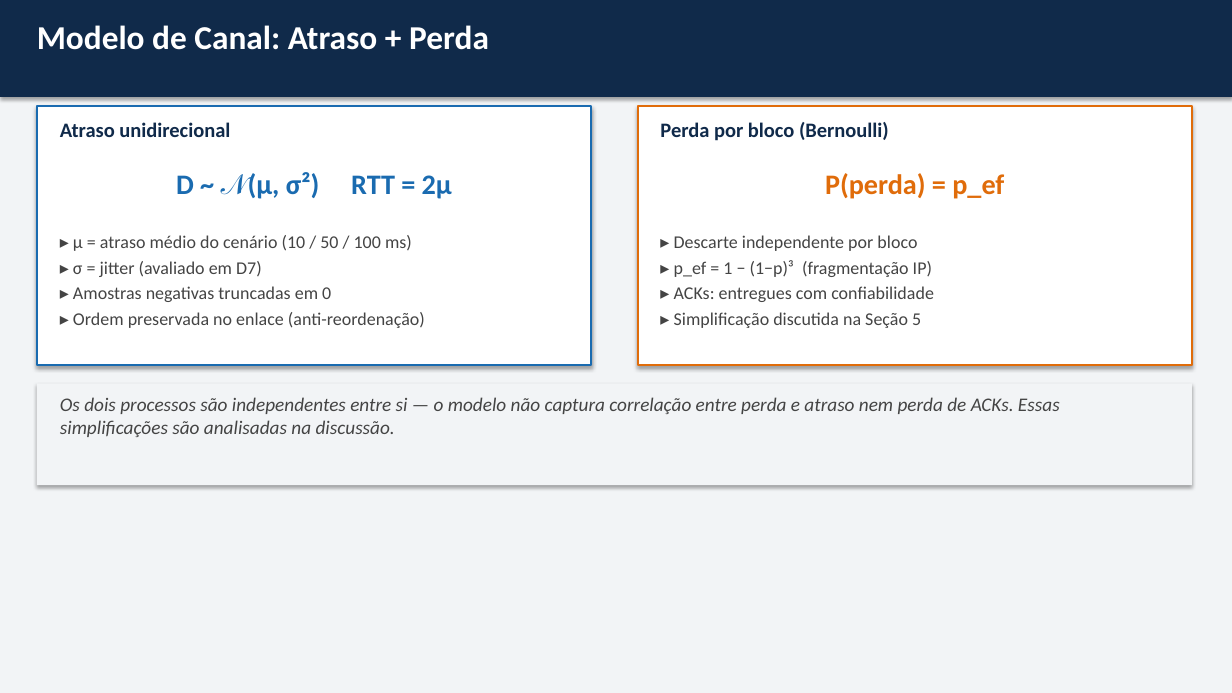
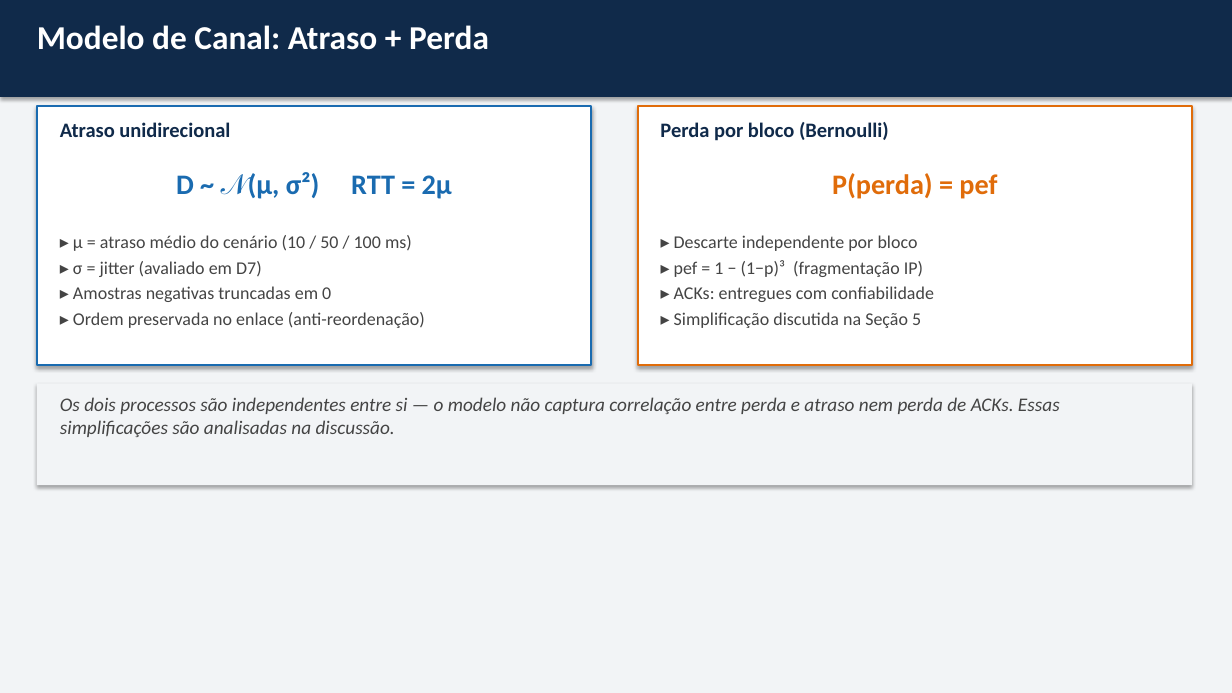
Before and after one commit to Anth0nYM/redes-de-computadores-dccmapi, a slide deck: slide 14 of paper/fase2_slides.pptx (slide 13 before the commit). Drawn at 1232x693 pixels with LibreOffice and Linux fonts; fonts in the diff are those of the drawing. Boxes give left, top, right and bottom in pixels: in the first picture for what was removed or moved away, otherwise in the second. Text is boxed around its words. In the diff, an @@ line names an element or a change of style, - is before the commit and + after.

```diff
--- a/paper/fase2_slides.pptx
+++ b/paper/fase2_slides.pptx
@@ text at (832, 173, 997, 199): text changed @@
-P(perda) = p_ef
+P(perda) = pef
@@ text at (674, 260, 923, 277): text changed @@
-▸ p_ef = 1 − (1−p)³ (fragmentação IP)
+▸ pef = 1 − (1−p)³ (fragmentação IP)
```
Also in this commit, not shown: 11 other slides changed, 1 slide added, 3 other files.
